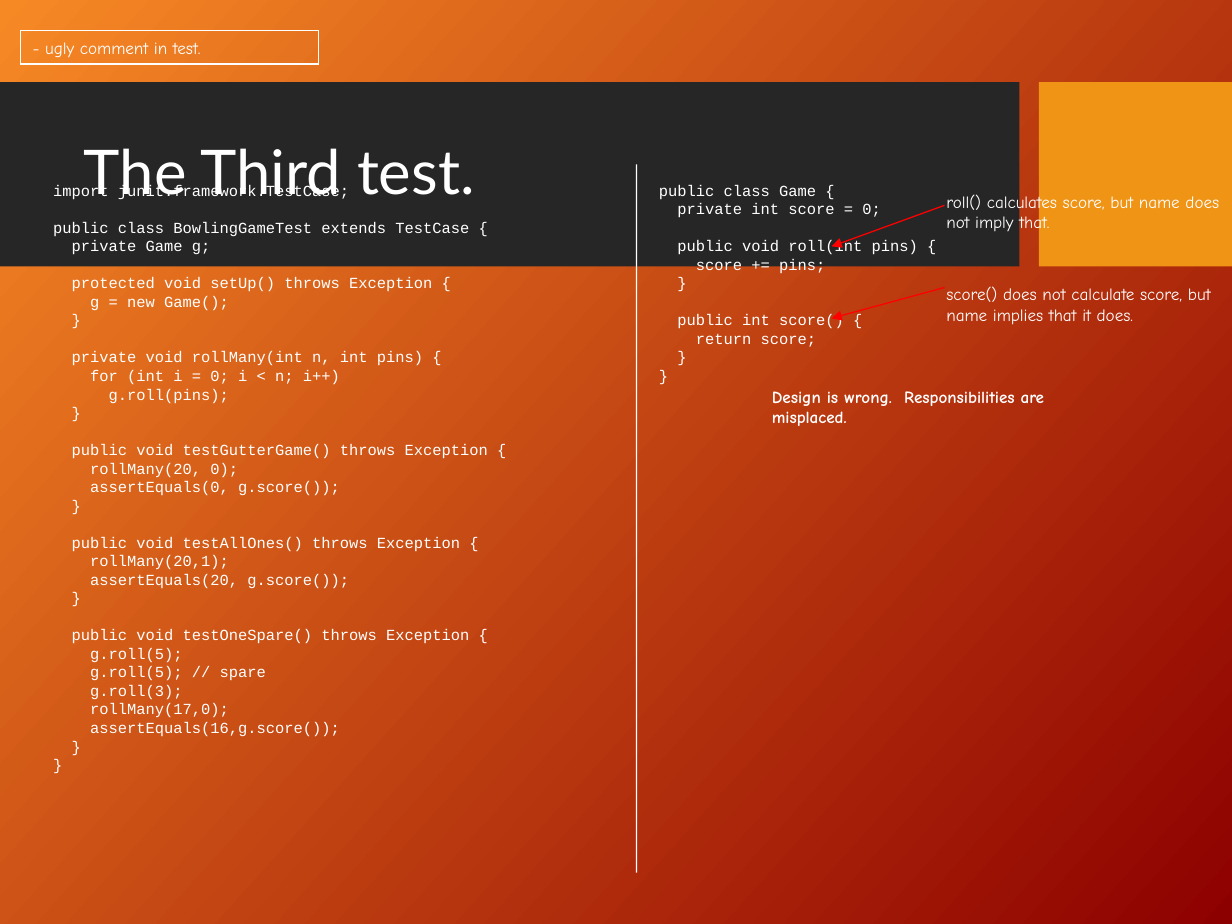
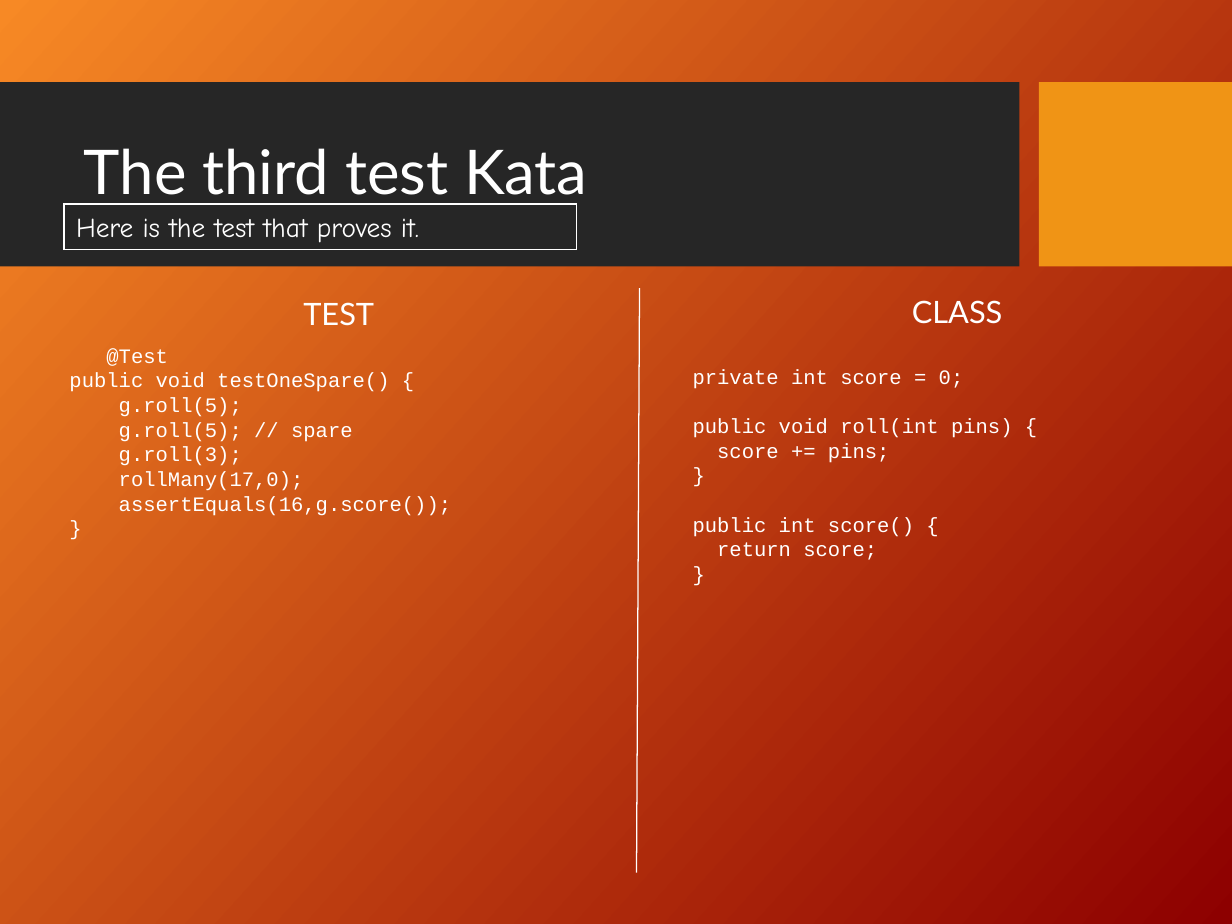
Before and after one commit to dkneuma/BowlingGame, a slide deck: slide 36 of Documentation/Bowling Game Kata.ppt (slide 37 before the commit). Drawn at 1232x924 pixels with LibreOffice and Linux fonts; fonts in the diff are those of the drawing; background and template pictures are left out. Boxes give left, top, right and bottom in pixels: in the first picture for what was removed or moved away, otherwise in the second. Text is boxed around its words. In the diff, an @@ line names an element or a change of style, - is before the commit and + after.

Commit message:
Finished Second Kata

```diff
--- a/Documentation/Bowling Game Kata.ppt
+++ b/Documentation/Bowling Game Kata.ppt
@@ rectangle removed at [21,31,319,64] @@
-- ugly comment in test.
@@ title at [84,148,588,205]: text changed @@
-The Third test.
+The third test Kata
@@ rectangle added at [64,205,577,250], outline #FFFFFF 0.74 pt, 16 pt, text #FFFFFF @@
+Here is the test that proves it.
@@ text at [659,185,816,199]: paragraph removed @@
-public class Game {
@@ arrow removed from (945, 206) to (832, 246) @@
@@ text removed at [946,193,1219,235] @@
-roll() calculates score, but name does not imply that.
@@ line moved from (637, 164) - (637, 872) to (639, 288) - (637, 872) @@
@@ arrow removed from (945, 287) to (832, 318) @@
@@ text removed at [946,286,1211,325] @@
-score() does not calculate score, but name implies that it does.
@@ text added at [303,302,374,326], 18 pt, text #FFFFFF @@
+TEST
@@ text added at [912,300,1003,324], 18 pt, text #FFFFFF @@
+CLASS
@@ text at [69,348,451,516]: paragraph removed @@
-}
@@ text "@Test": place and size @@
-text "@Test" at [53,184,488,737]
+text "@Test" at [69,348,451,516]
@@ text at [69,348,389,392]: text changed; size 9 to 12 pt @@
-import junit.framework.TestCase;
-public class BowlingGameTest extends TestCase {
-private Game g;
-protected void setUp() throws Exception {
-g = new Game();
-}
-private void rollMany(int n, int pins) {
-for (int i = 0; i < n; i++)
-g.roll(pins);
-}
-public void testGutterGame() throws Exception {
-rollMany(20, 0);
-assertEquals(0, g.score());
-}
-public void testAllOnes() throws Exception {
-rollMany(20,1);
-assertEquals(20, g.score());
-}
-public void testOneSpare() throws Exception {
+@Test
+public void testOneSpare() {
@@ text at [693,369,1013,560]: paragraph removed @@
-}
@@ text "private int score = 0;": place and size @@
-text "private int score = 0;" at [659,185,918,347]
+text "private int score = 0;" at [693,369,1013,560]
@@ text "private int score = 0;" at [693,369,1013,560]: size 9 to 12 pt @@
@@ text at [119,397,451,516]: size 9 to 12 pt in "g.roll(5);", "g.roll(5); // spare", "g.roll(3);", "rollMany(17,0);" and 2 more places @@
@@ text removed at [772,391,1044,426] @@
-Design is wrong. Responsibilities are misplaced.
```
Also in this commit, not shown: 13 other slides changed, 4 slides added, 24 slides removed, 7 other files.
